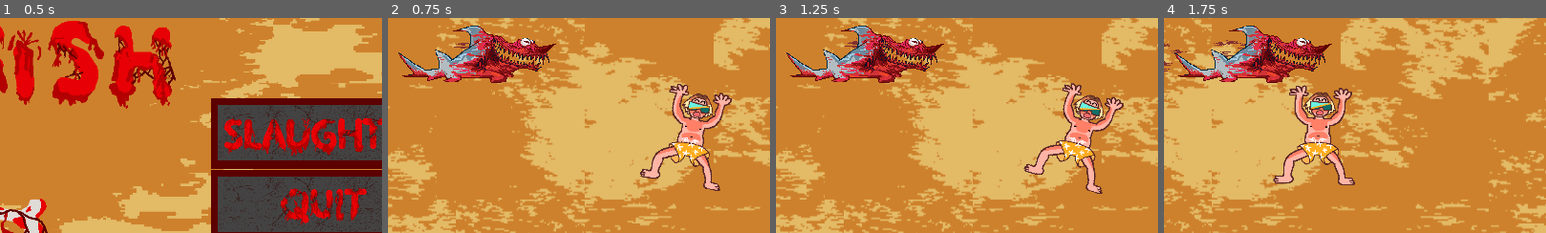
Above: before the commit, frames 1-4 (left to right).
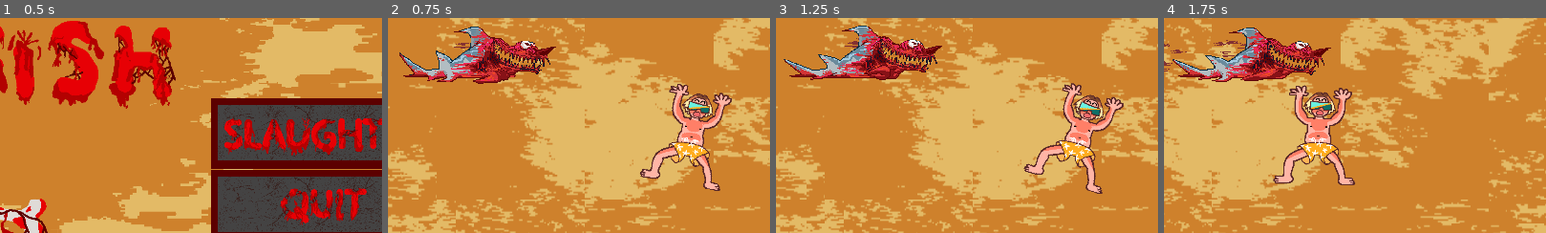
Above: after the commit, the same moments.

Repository: DylanRothbauer/GruesomeFish
Game: Godot game, scene res://Scenes/start_screen.tscn
The game is run twice, just before and just after one commit, with the same random seed, the same clock (stepped at 60 frames per second) and the same inputs.
Inputs (mouse positions are % of the whole screen's width and height, from its top left):
- Up to frame 1 (0.5 s): no input
- Up to frame 2 (0.75 s): click (96, 68) at 0.5 s
- Up to frame 3 (1.25 s): no input
- Up to frame 4 (1.75 s): hold Right (right) from 1.28 s (still down); hold Shift (lunge) from 1.28 s (still down)
The pictures show only the part of the screen within x 38-88%, y 42-92%; the shares and areas given below are measured in that part.

Frame 1 is identical in both runs. In frame 2, 3.2% of the frame differs, in the area x 2-44%, y 3-31%; in frame 3, 2.8%; in frame 4, 4.0%.

Commit message:
fixed animation

Diff:
--- a/Scenes/shark.tscn
+++ b/Scenes/shark.tscn
@@ -173,6 +173,8 @@
 scale = Vector2(1, 1.00355)
 sprite_frames = SubResource("SpriteFrames_dkv7a")
 animation = &"WetMoving"
+autoplay = "WetMoving"
+frame_progress = 0.205589
 
 [node name="CollisionShape2D" type="CollisionShape2D" parent="."]
 position = Vector2(-24.5, 23.5)
